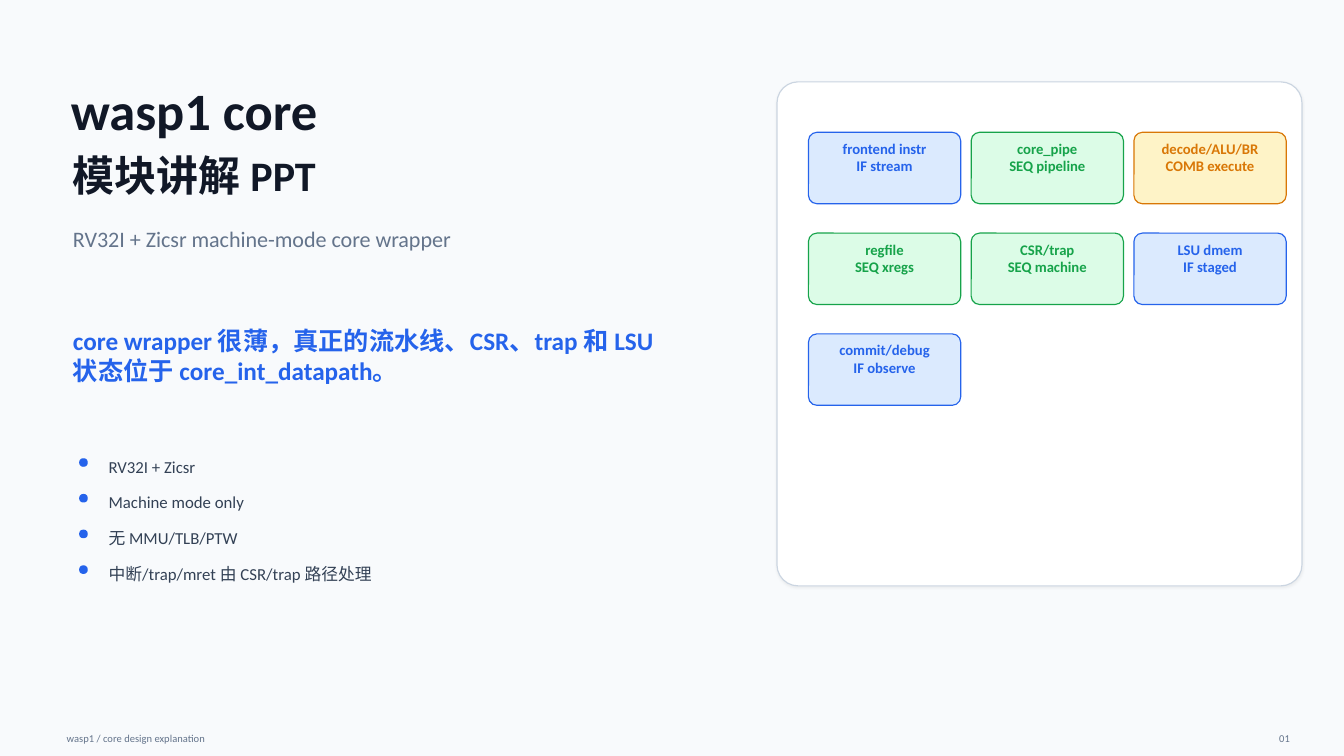
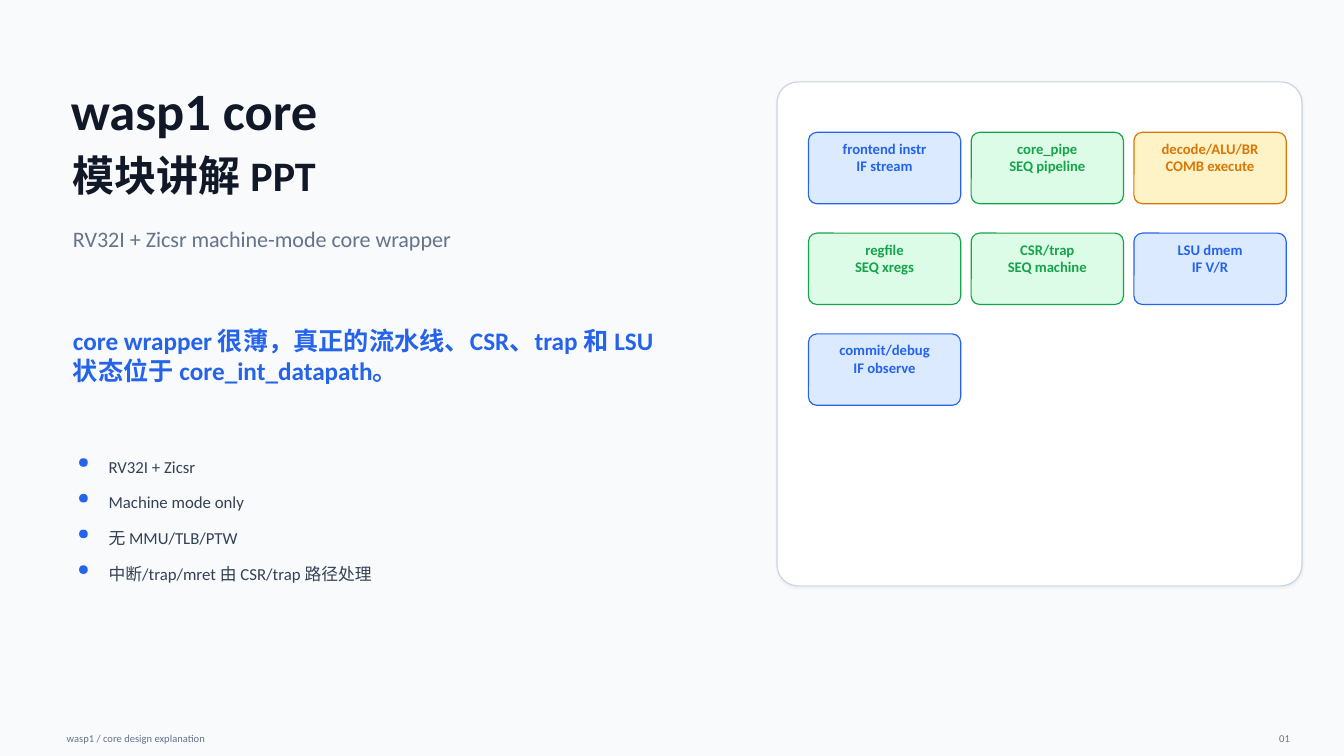
Before and after one commit to bluesszhao-ui/agt_wasp1, a slide deck: slide 1 of core/docs/wasp1_core_design.pptx. Drawn at 1344x756 pixels with LibreOffice and Linux fonts; fonts in the diff are those of the drawing. Boxes give left, top, right and bottom in pixels: in the first picture for what was removed or moved away, otherwise in the second. Text is boxed around its words. In the diff, an @@ line names an element or a change of style, - is before the commit and + after.

```diff
--- a/core/docs/wasp1_core_design.pptx
+++ b/core/docs/wasp1_core_design.pptx
@@ text in rounded rectangle at (x1=1192, y1=261, x2=1228, y2=273): text changed @@
-IF staged
+IF V/R
```
Also in this commit, not shown: 1 other slide changed, 18 other files.
